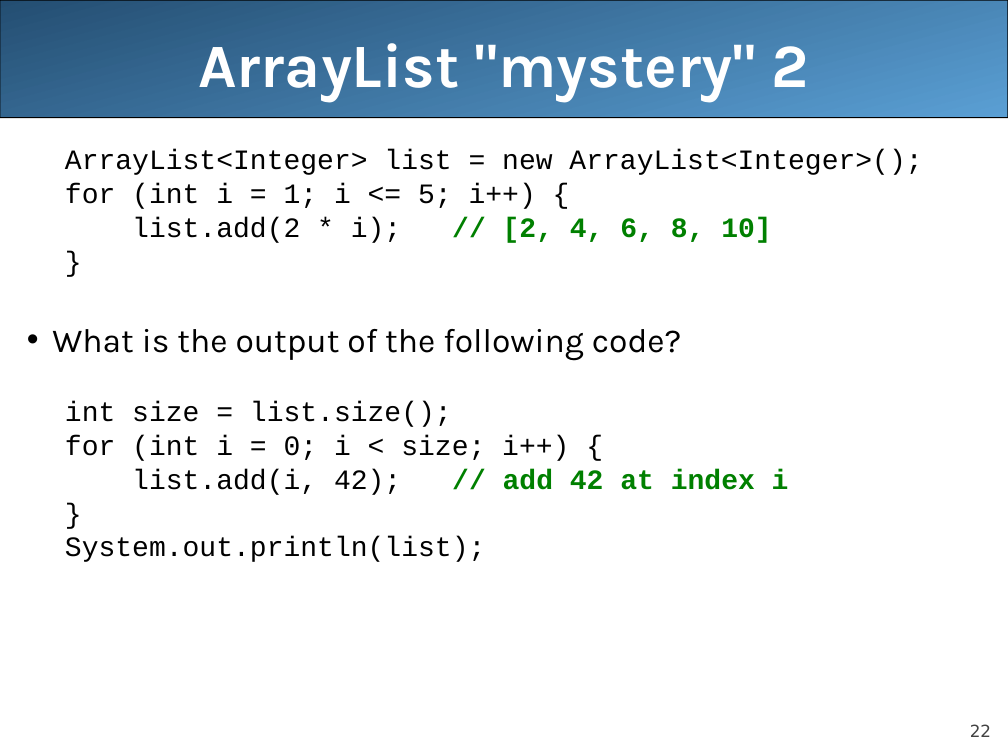
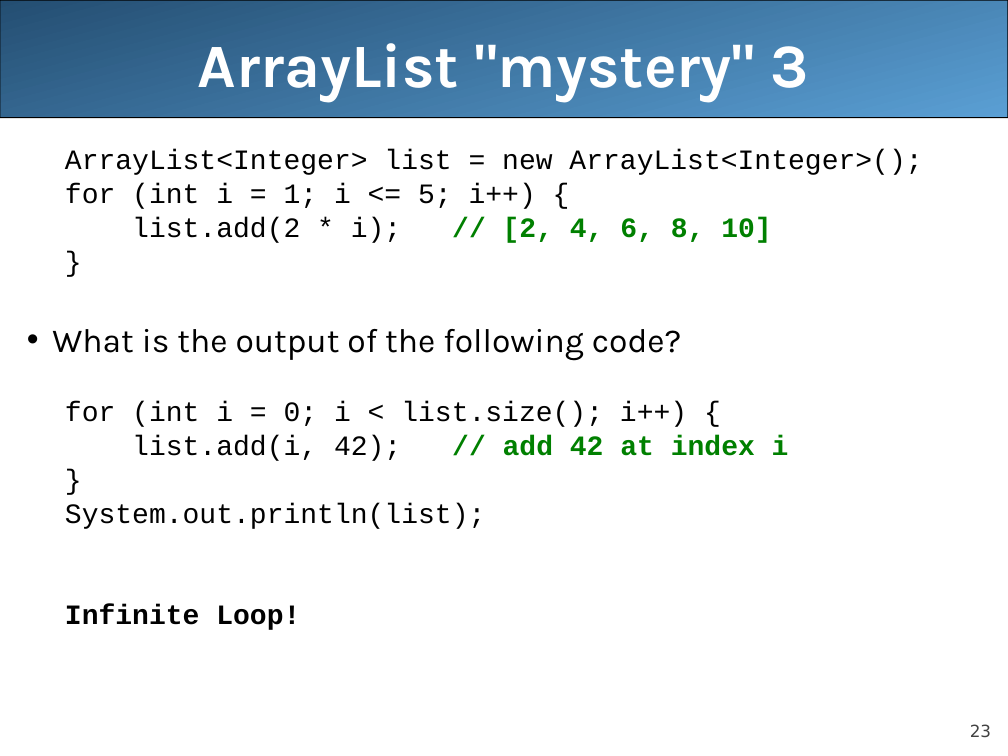
Before and after one commit to LongBaoNguyen/longbaonguyen.github.io, a slide deck: slide 23 of courses/apcsa/lecture16.ppt (slide 22 before the commit). Drawn at 1008x756 pixels with LibreOffice and Linux fonts; fonts in the diff are those of the drawing. Boxes give left, top, right and bottom in pixels: in the first picture for what was removed or moved away, otherwise in the second. Text is boxed around its words. In the diff, an @@ line names an element or a change of style, - is before the commit and + after.

Commit message:
arraylist

```diff
--- a/courses/apcsa/lecture16.ppt
+++ b/courses/apcsa/lecture16.ppt
@@ rounded rectangle at (0, 0, 1008, 118): fill gradient #5A9FD4 to #244E72 to gradient #244E72 to #5A9FD4 @@
@@ title at (198, 43, 809, 102): text changed @@
-ArrayList "mystery" 2
+ArrayList "mystery" 3
@@ text at (65, 401, 687, 427): text changed @@
-  int size = list.size();
-  for (int i = 0; i < size; i++) {
+  for (int i = 0; i < list.size(); i++) {
@@ text at (65, 604, 300, 630): paragraph added @@
+  Infinite Loop!
@@ page number at (970, 724, 991, 737): text changed @@
-22
+23
```
Also in this commit, not shown: 28 other slides changed, 3 slides added, 1 slide removed, 4 other files.
